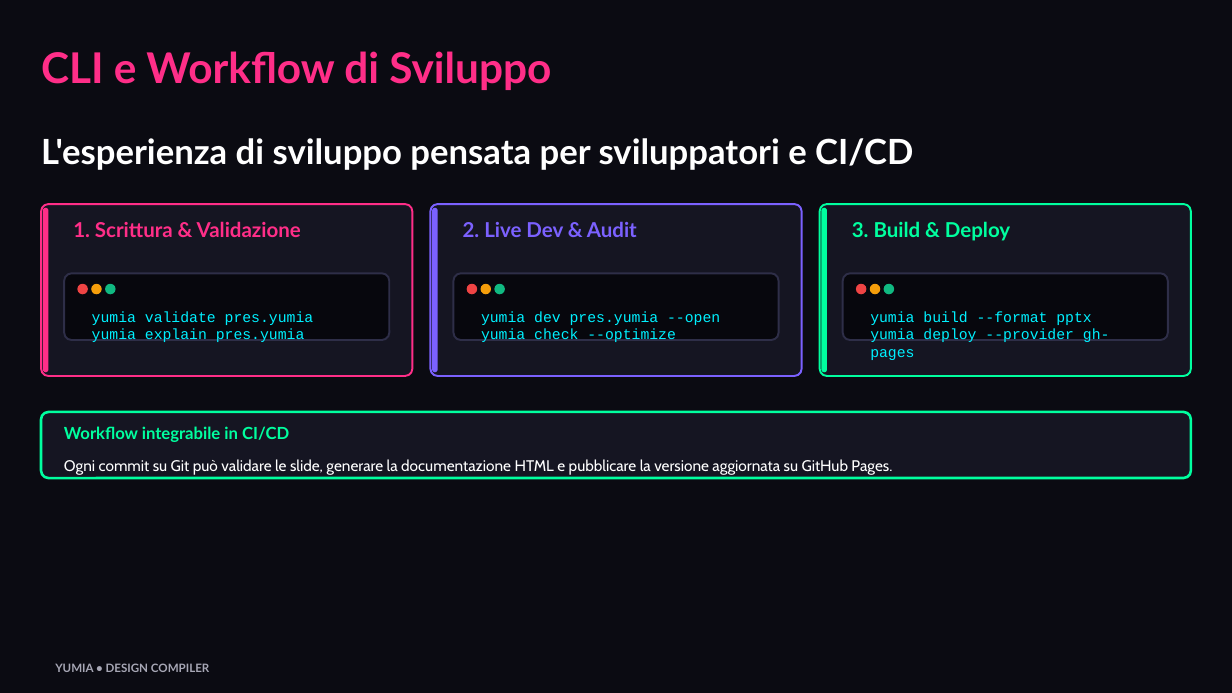
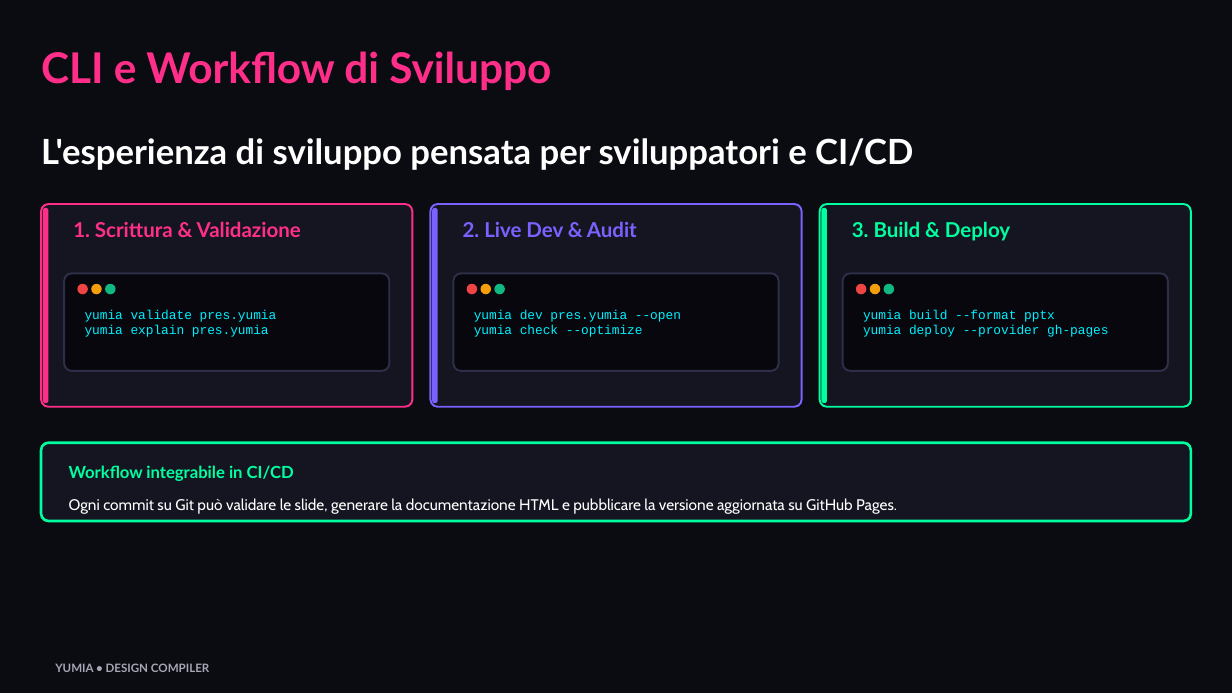
Before and after one commit to biagio-scaglia/Yumia-MD, a slide deck: slide 10 of presentation.pptx. Drawn at 1232x693 pixels with LibreOffice and Linux fonts; fonts in the diff are those of the drawing. Boxes give left, top, right and bottom in pixels: in the first picture for what was removed or moved away, otherwise in the second. Text is boxed around its words. In the diff, an @@ line names an element or a change of style, - is before the commit and + after.

Commit message:
fix(parser,layout,pptx): stop diagram ghost nodes, code overflow, and VS wrap
Parse full bracket labels in node directives, ignore orphan diagram aliases, size code blocks for wrapped lines, and widen compare VS badges.

```diff
--- a/presentation.pptx
+++ b/presentation.pptx
@@ rounded rectangle: place and size @@
-rounded rectangle at bbox=[41, 204, 412, 376]
+rounded rectangle at bbox=[41, 204, 412, 407]
@@ rounded rectangle: place and size @@
-rounded rectangle at bbox=[43, 208, 48, 372]
+rounded rectangle at bbox=[43, 208, 48, 403]
@@ rounded rectangle: place and size @@
-rounded rectangle at bbox=[431, 204, 802, 376]
+rounded rectangle at bbox=[431, 204, 802, 407]
@@ rounded rectangle: place and size @@
-rounded rectangle at bbox=[433, 208, 438, 372]
+rounded rectangle at bbox=[433, 208, 438, 403]
@@ rounded rectangle: place and size @@
-rounded rectangle at bbox=[820, 204, 1191, 376]
+rounded rectangle at bbox=[820, 204, 1191, 407]
@@ rounded rectangle: place and size @@
-rounded rectangle at bbox=[822, 208, 827, 372]
+rounded rectangle at bbox=[822, 208, 827, 403]
@@ rounded rectangle: place and size @@
-rounded rectangle at bbox=[64, 274, 389, 340]
+rounded rectangle at bbox=[64, 274, 389, 372]
@@ rounded rectangle: place and size @@
-rounded rectangle at bbox=[454, 274, 779, 340]
+rounded rectangle at bbox=[454, 274, 779, 372]
@@ rounded rectangle: place and size @@
-rounded rectangle at bbox=[843, 274, 1168, 340]
+rounded rectangle at bbox=[843, 274, 1168, 372]
@@ size 11.5 to 10 pt in 3 elements at bbox=[85, 310, 277, 337], bbox=[474, 310, 681, 337], bbox=[863, 310, 1108, 337] @@
@@ proportions changed in 7 elements at bbox=[41, 204, 412, 407], bbox=[431, 204, 802, 407], bbox=[820, 204, 1191, 407], bbox=[64, 274, 389, 372], bbox=[454, 274, 779, 372], bbox=[843, 274, 1168, 372], bbox=[41, 443, 1190, 521] @@
@@ rounded rectangle: place and size @@
-rounded rectangle at bbox=[41, 412, 1190, 479]
+rounded rectangle at bbox=[41, 443, 1190, 521]
@@ text "Workflow integrabile in CI/CD": place and size @@
-text "Workflow integrabile in CI/CD" at bbox=[64, 426, 289, 442]
+text "Workflow integrabile in CI/CD" at bbox=[69, 465, 294, 481]
@@ text "Ogni commit su Git può ...": place and size @@
-text "Ogni commit su Git può ..." at bbox=[64, 459, 892, 475]
+text "Ogni commit su Git può ..." at bbox=[69, 498, 897, 514]
```
Also in this commit, not shown: 9 other slides changed, 8 other files.
